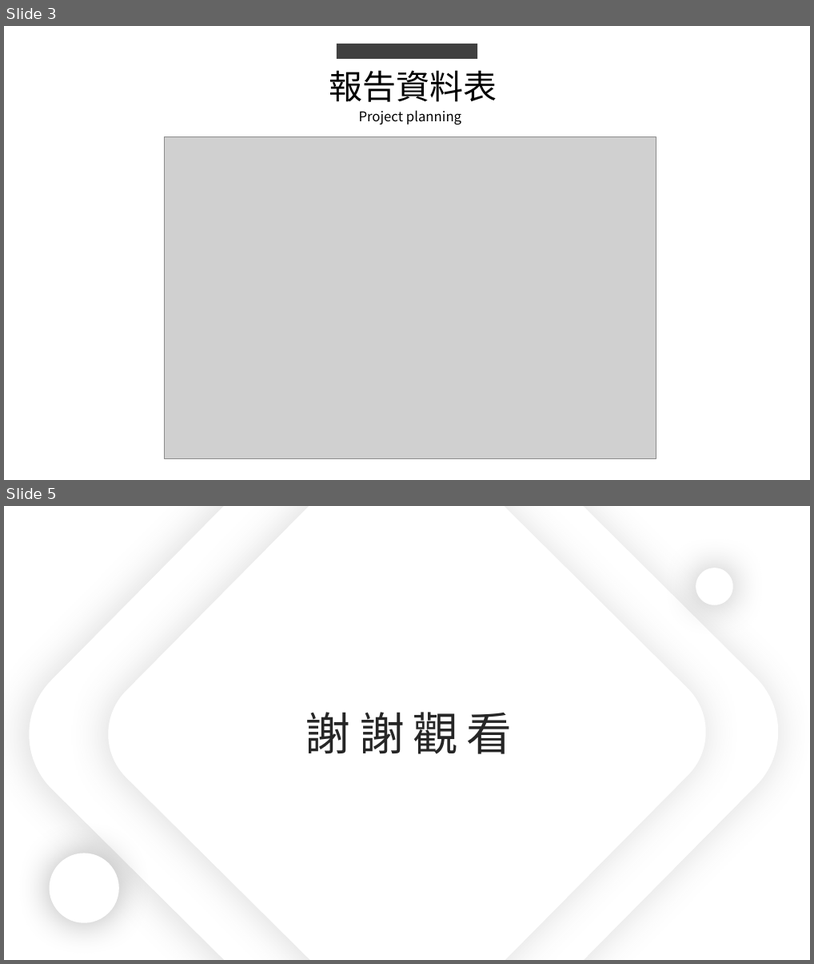
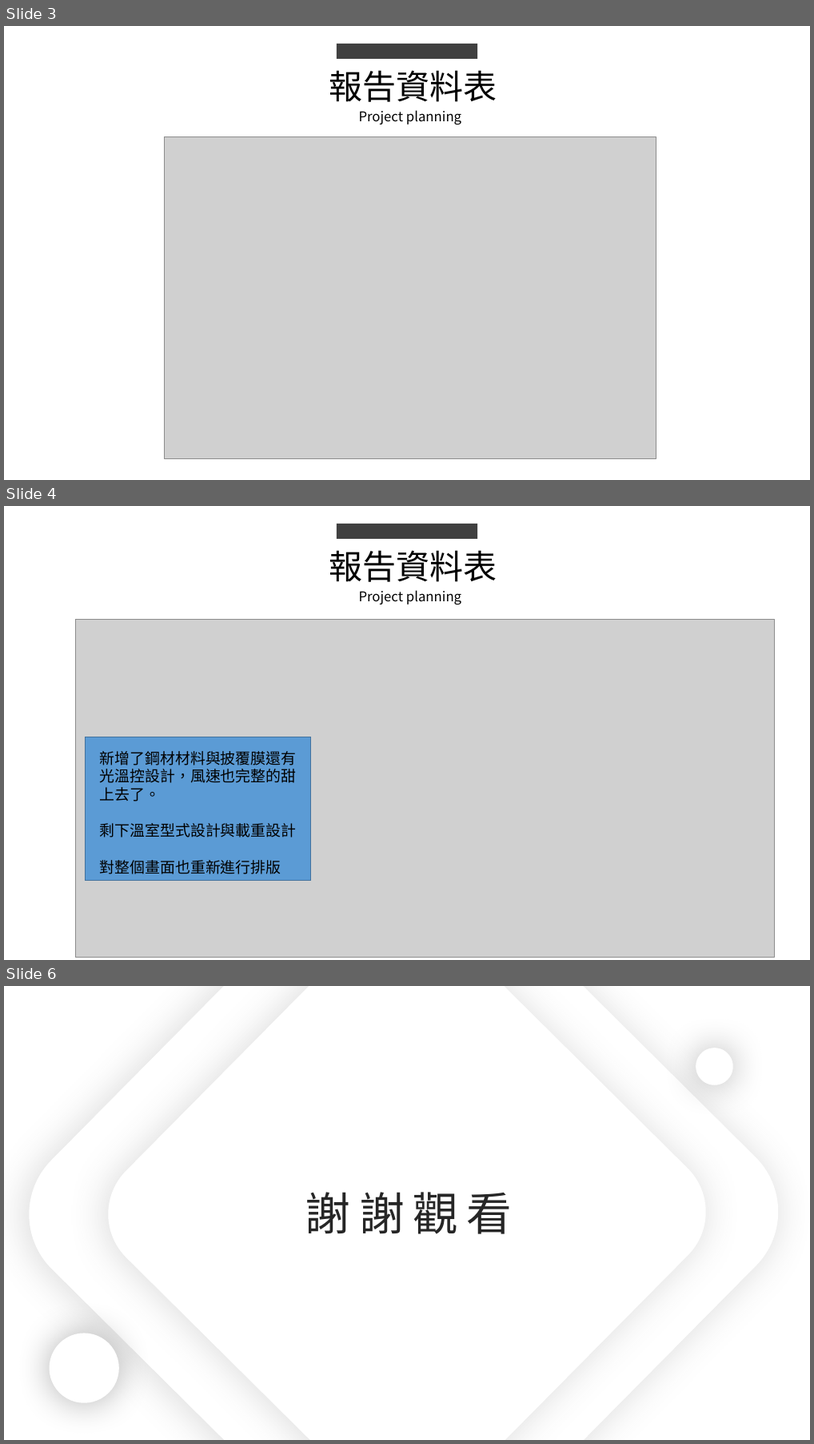
Before and after one commit to king637324/KnowledgeGreenhouseSystem, a slide deck: 工作日報_葉柏漢/2021.09/2021.09.09(加班)~2021.09.10工作日報_葉柏漢.pptx. Shown one above the other, each under a label of ours: slides 3 and 5 before the commit, slides 3, 4 and 6 after it; the slides between them are not shown. The pictures are 814x964 and 814x1444 pixels, drawn with LibreOffice and Linux fonts; fonts in the diff are those of the drawing; grey boxes stand for pictures. Boxes give left, top, right and bottom in pixels: in the first picture for what was removed or moved away, otherwise in the second. Text is boxed around its words. In the diff, an @@ line names an element or a change of style, - is before the commit and + after.

```diff
--- a/工作日報_葉柏漢/2021.09/2021.09.09(加班)~2021.09.10工作日報_葉柏漢.pptx
+++ b/工作日報_葉柏漢/2021.09/2021.09.09(加班)~2021.09.10工作日報_葉柏漢.pptx
@@ slide 4 added at [4,506,810,960], background #FFFFFF @@
@@ rectangle added at [337,524,478,539], fill #404040 @@
@@ text added at [330,550,498,582], 40 pt, text #000000 @@
+報告資料表
@@ text added at [359,590,462,604], 16 pt, text #000000 @@
+Project planning
@@ picture added at [76,620,774,956] @@
@@ rectangle added at [86,736,311,880], fill #5B9BD5, outline #43739E 1 pt @@
@@ text added at [100,751,297,874], 18 pt, text #000000 @@
+新增了鋼材材料與披覆膜還有光溫控設計，風速也完整的甜上去了。
+剩下溫室型式設計與載重設計
+對整個畫面也重新進行排版
@@ what was slide 5 is now slide 6 @@
```
Also in this commit, not shown: 2 slides changed, 3 other files.
